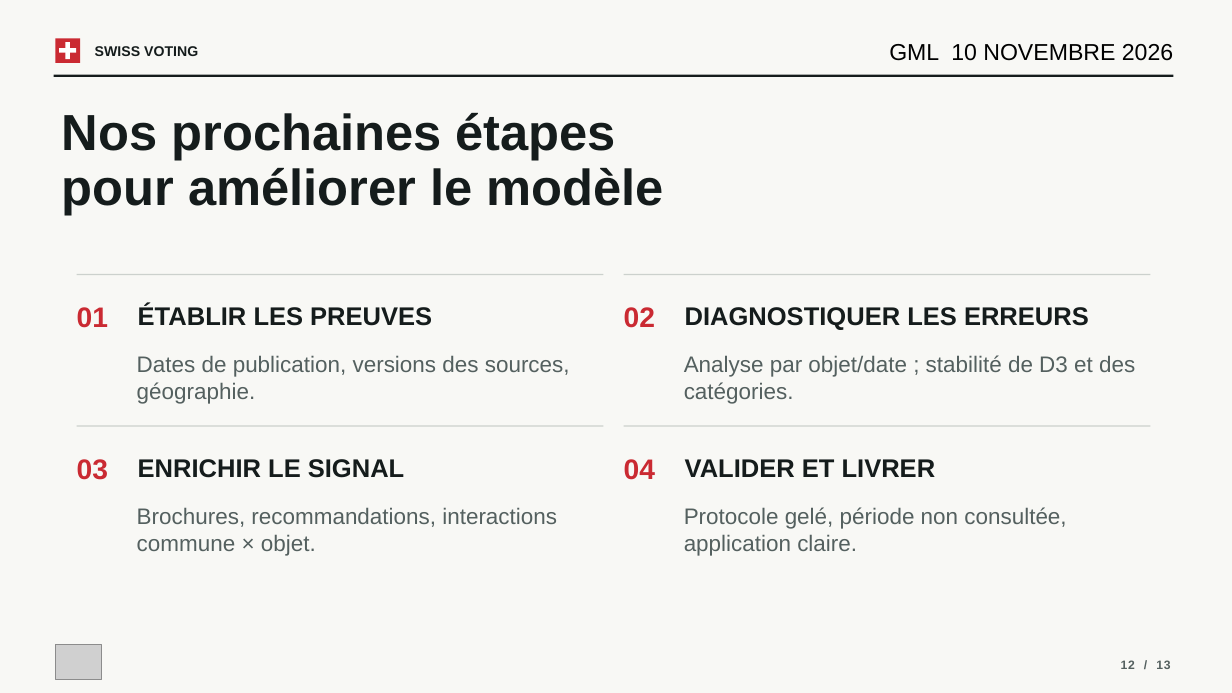
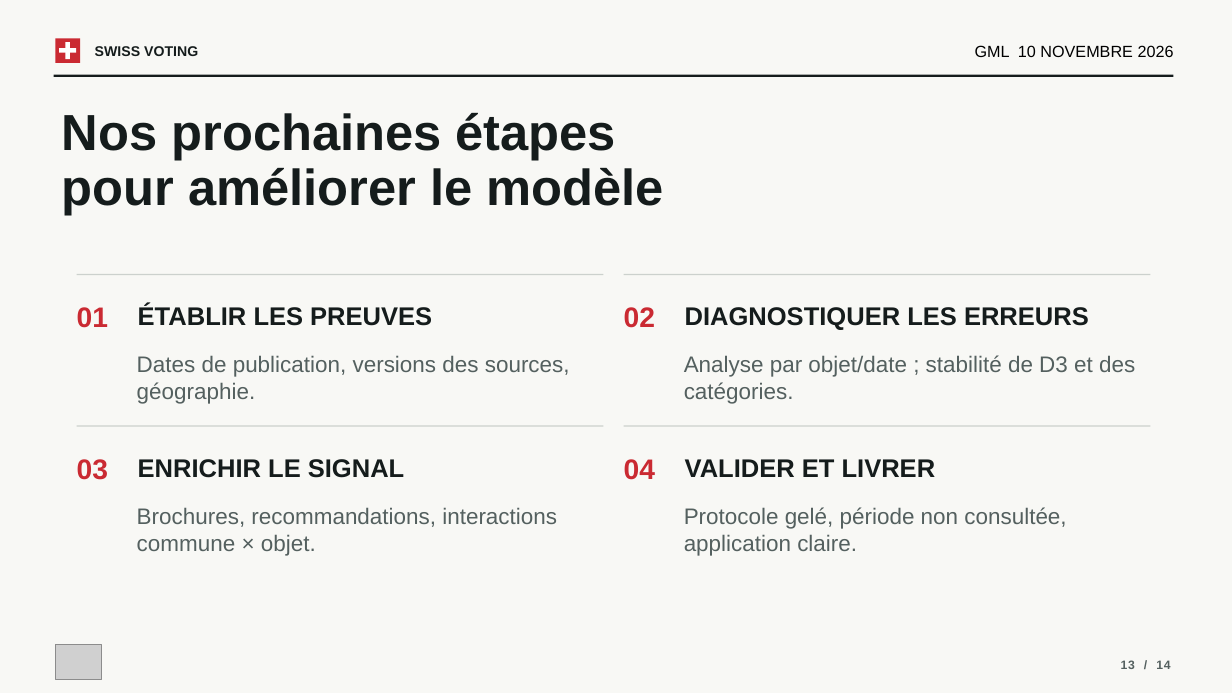
Before and after one commit to VictorGTheCoder/GML-Swiss-Voting, a slide deck: slide 13 of presentation/GML_Presentation.pptx (slide 12 before the commit). Drawn at 1232x693 pixels with LibreOffice and Linux fonts; fonts in the diff are those of the drawing; grey boxes stand for pictures. Boxes give left, top, right and bottom in pixels: in the first picture for what was removed or moved away, otherwise in the second. Text is boxed around its words. In the diff, an @@ line names an element or a change of style, - is before the commit and + after.

```diff
--- a/presentation/GML_Presentation.pptx
+++ b/presentation/GML_Presentation.pptx
@@ text "GML 10 NOVEMBRE 2026" at [975,45,1174,57]: size 18 to 12.6 pt @@
@@ text at [1121,660,1170,669]: text changed @@
-12 / 13
+13 / 14
```
Also in this commit, not shown: 12 other slides changed, 1 slide added, 1 other file.
